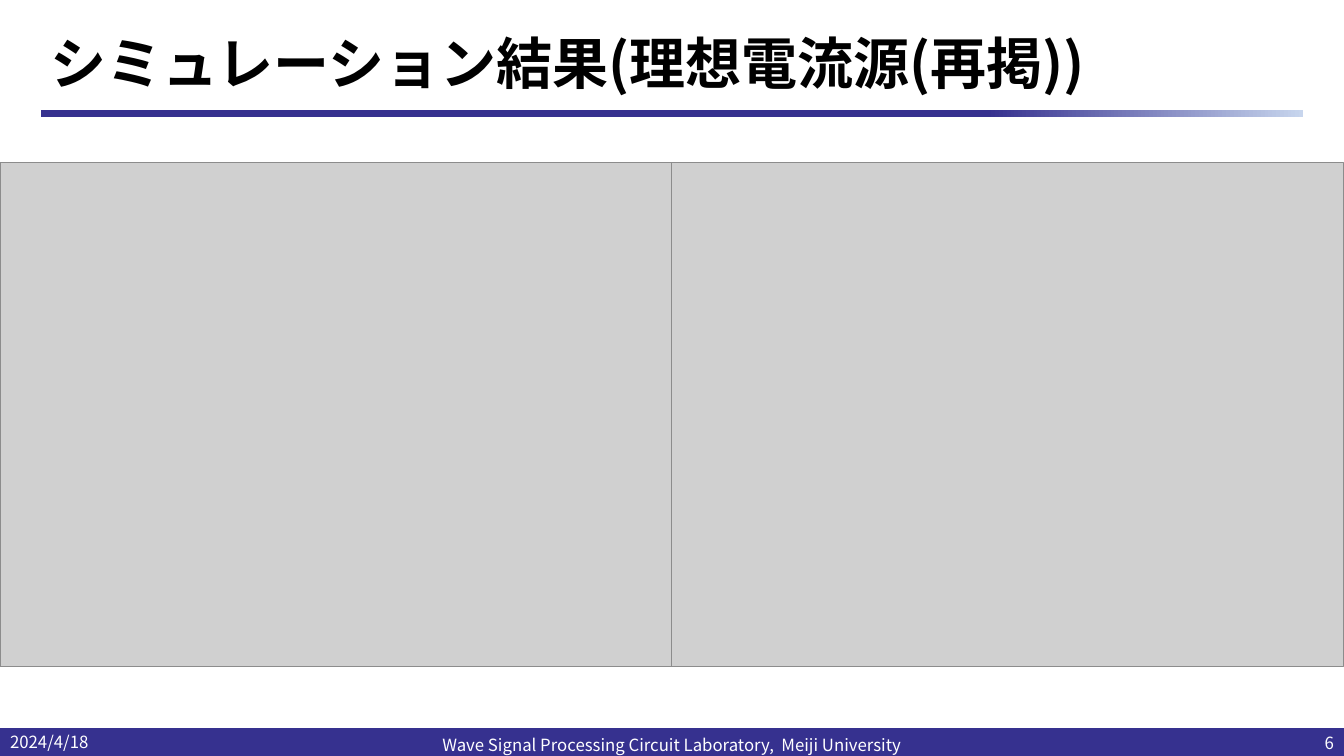
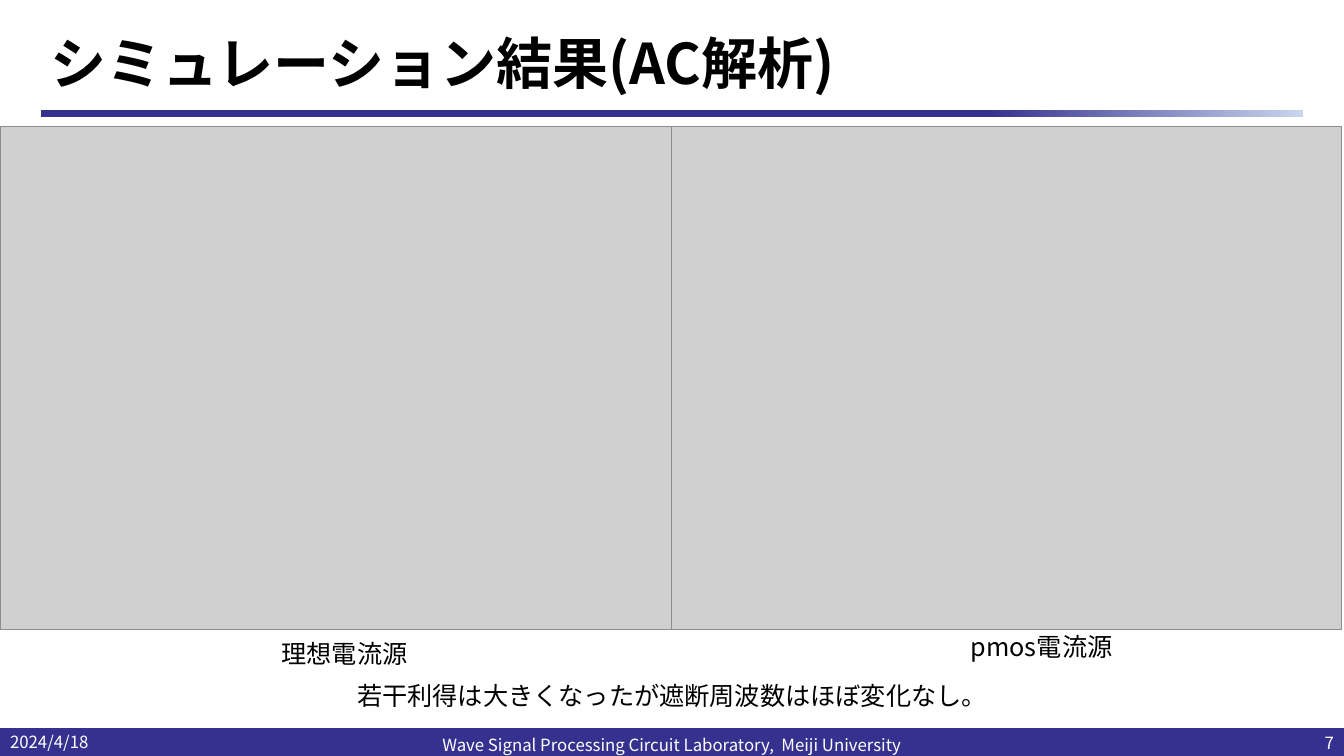
Before and after one commit to kjm-desktop10400/reserch, a slide deck: slide 7 of IHP_2024/20240418/20240418小島光.pptx (slide 6 before the commit). Drawn at 1344x756 pixels with LibreOffice and Linux fonts; fonts in the diff are those of the drawing; grey boxes stand for pictures; background and template pictures are left out. Boxes give left, top, right and bottom in pixels: in the first picture for what was removed or moved away, otherwise in the second. Text is boxed around its words. In the diff, an @@ line names an element or a change of style, - is before the commit and + after.

```diff
--- a/IHP_2024/20240418/20240418小島光.pptx
+++ b/IHP_2024/20240418/20240418小島光.pptx
@@ title at (51,36,834,95): text changed @@
-シミュレーション結果(理想電流源(再掲))
+シミュレーション結果(AC解析)
@@ picture: place and size @@
-picture at (0,163,673,667)
+picture at (0,126,673,630)
@@ picture: place and size @@
-picture at (671,163,1344,667)
+picture at (673,126,1343,630)
@@ text added at (282,641,408,665), 18 pt, text #000000 @@
+理想電流源
@@ text added at (971,634,1113,662), 18 pt, text #000000 @@
+pmos電流源
@@ text added at (357,683,987,707), 18 pt, text #000000 @@
+若干利得は大きくなったが遮断周波数はほぼ変化なし。
@@ page number at (1325,736,1334,749): text changed @@
-6
+7
```
Also in this commit, not shown: 6 other slides changed, 4 other files.
